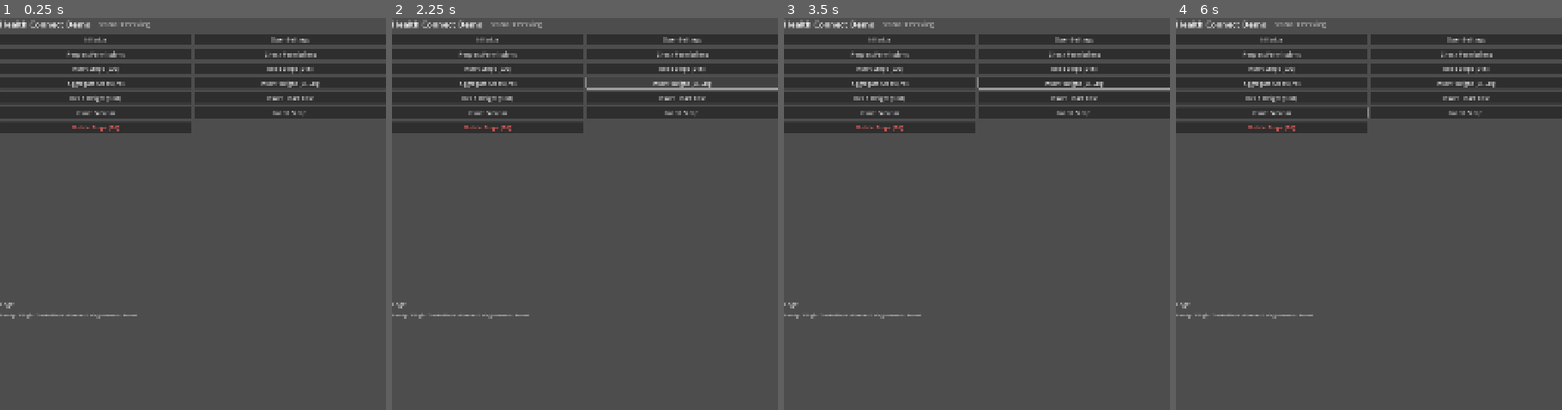
Above: before the commit, frames 1-4 (left to right).
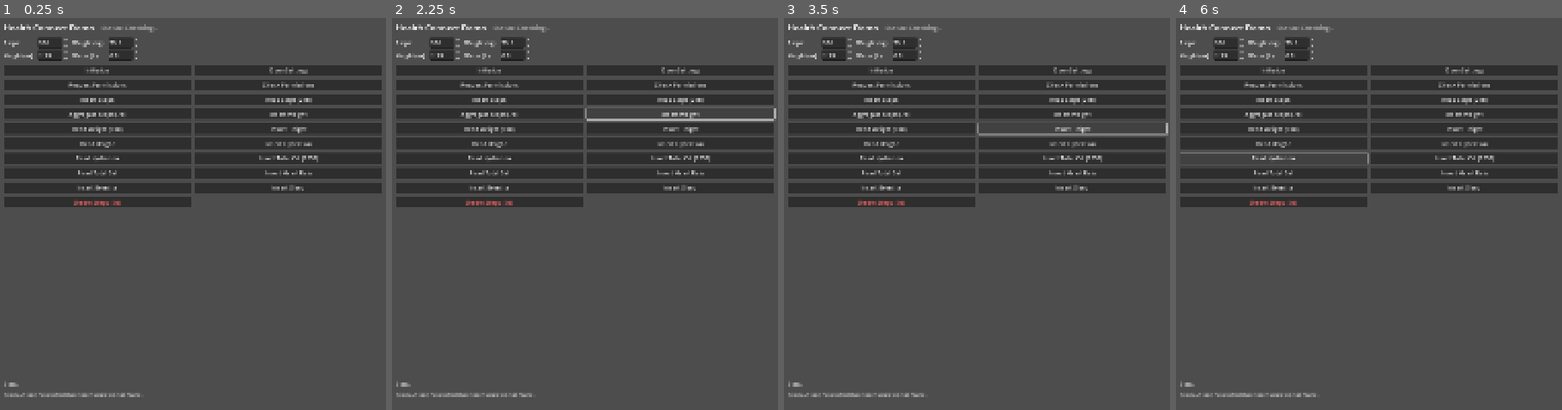
Above: after the commit, the same moments.

Repository: MrSfantaus/HealthConnect-Godot-Android-Plugin
Game: Godot game, scene res://main.tscn
The game is run twice, just before and just after one commit, with the same random seed, the same clock (stepped at 60 frames per second) and the same inputs.
Inputs (mouse positions are in pixels of both pictures, inside the frame that each line leads up to):
- Up to frame 1 (0.25 s): no input
- Up to frame 2 (2.25 s): click "Request Permissions" at 0.5 s; click "Insert Steps (500)" (after the commit: "Insert Steps") at 1.25 s; click "Insert Weight (75.5kg)" (after the commit: "Insert Weight") at 2 s
- Up to frame 3 (3.5 s): click (1073, 127) at 2.75 s, where only the run after the commit has a clickable "Insert Height"
- Up to frame 4 (6 s): click "Insert Exercise" at 3.5 s; click (1272, 143) at 4.25 s, where only the run after the commit has a clickable "Read Height"; click (1465, 143) at 5 s, where only the run after the commit has a clickable "Insert Hydration"; click (1272, 159) at 5.75 s, where only the run after the commit has a clickable "Read Hydration"

The runs differ from the first frame. In frame 1, 22% of the frame differs, in the area x 0-100%, y 0-97%; in frame 2, 23%; in frame 3, 22%; in frame 4, 21%.

Commit message:
feat: enhance Health Connect integration with more data types and local timezone support
- Added support for `TOTAL_CALORIES_BURNED`, `HEIGHT`, and `HYDRATION` records.
- Implemented `getSystemOffset()` in `DataTypeMapper` to handle local timezone offsets instead of defaulting to UTC.
- Refactored signal data exchange to use JSON strings for `records_read`, `record_read`, and `aggregate_data_read` to improve bridge reliability.
- Updated `PermissionHandler` to use an explicit intent for Health Connect permissions, improving compatibility on Android 14+.
- Expanded the demo project with a new UI for inputting steps, weight, height, and hydration.
- Updated documentation and manifest requirements for Android 14+ (API 34-36).
- Changed `records_inserted` signal to return a `Dictionary` containing the record IDs.

Diff:
--- a/plugin/demo/main.gd
+++ b/plugin/demo/main.gd
@@ -3,9 +3,15 @@
 var _plugin_name = "GodotHealthConnect"
 var _android_plugin
 
-# UI References (will be updated in main.tscn)
+# UI References
 @onready var status_label = $CanvasLayer/VBoxContainer/Header/StatusLabel
 @onready var log_text = $CanvasLayer/VBoxContainer/LogContainer/LogText
+
+# Inputs
+@onready var step_input = %StepInput
+@onready var weight_input = %WeightInput
+@onready var height_input = %HeightInput
+@onready var hydration_input = %HydrationInput
 
 func _ready():
 	if Engine.has_singleton(_plugin_name):
@@ -77,9 +83,12 @@
 	var perms = [
 		{"type": "STEPS", "access": "READ"}, {"type": "STEPS", "access": "WRITE"},
 		{"type": "WEIGHT", "access": "READ"}, {"type": "WEIGHT", "access": "WRITE"},
+		{"type": "HEIGHT", "access": "READ"}, {"type": "HEIGHT", "access": "WRITE"},
 		{"type": "HEART_RATE", "access": "READ"}, {"type": "HEART_RATE", "access": "WRITE"},
 		{"type": "DISTANCE", "access": "READ"}, {"type": "DISTANCE", "access": "WRITE"},
 		{"type": "ACTIVE_CALORIES_BURNED", "access": "READ"}, {"type": "ACTIVE_CALORIES_BURNED", "access": "WRITE"},
+		{"type": "TOTAL_CALORIES_BURNED", "access": "READ"}, {"type": "TOTAL_CALORIES_BURNED", "access": "WRITE"},
+		{"type": "HYDRATION", "access": "READ"}, {"type": "HYDRATION", "access": "WRITE"},
 		{"type": "EXERCISE_SESSION", "access": "READ"}, {"type": "EXERCISE_SESSION", "access": "WRITE"},
 		{"type": "SLEEP_SESSION", "access": "READ"}, {"type": "SLEEP_SESSION", "access": "WRITE"}
 	]
@@ -97,20 +106,21 @@
 	var granted = _android_plugin.get_granted_permissions()
 	_log("All Granted: " + str(granted))
 
-# --- Steps Operations ---
+# --- Data Operations ---
 
 func _on_ins_steps_pressed():
 	if not _android_plugin: return
 	var start = _get_iso_time(-30) # 30 mins ago
 	var end = _get_iso_time(0)
+	var steps_val = step_input.value
 	var steps = {
 		"type": "STEPS",
-		"count": 500,
+		"count": steps_val,
 		"start_time": start,
 		"end_time": end
 	}
 	_android_plugin.insert_record(steps)
-	_log("Inserting 500 steps...")
+	_log("Inserting %d steps..." % steps_val)
 
 func _on_read_steps_pressed():
 	if not _android_plugin: return
@@ -138,17 +148,16 @@
 	_android_plugin.read_aggregate_data(config)
 	_log("Aggregating steps (Weekly daily breakdown)...")
 
-# --- Weight Operations ---
-
 func _on_ins_weight_pressed():
 	if not _android_plugin: return
+	var val = weight_input.value
 	var record = {
 		"type": "WEIGHT",
-		"value": 75.5, # kg
+		"value": val,
 		"time": _get_iso_time()
 	}
 	_android_plugin.insert_record(record)
-	_log("Inserting weight 75.5kg...")
+	_log("Inserting weight %.1f kg..." % val)
 
 func _on_read_weight_pressed():
 	if not _android_plugin: return
@@ -161,11 +170,75 @@
 	})
 	_log("Reading weight history...")
 
-# --- Heart Rate Operations ---
+func _on_ins_height_pressed():
+	if not _android_plugin: return
+	var val = height_input.value
+	var record = {
+		"type": "HEIGHT",
+		"value": val,
+		"time": _get_iso_time()
+	}
+	_android_plugin.insert_record(record)
+	_log("Inserting height %.2f m..." % val)
+
+func _on_read_height_pressed():
+	if not _android_plugin: return
+	var start = _get_iso_time(-43200) # 30 days
+	var end = _get_iso_time(0)
+	_android_plugin.read_records({
+		"record_type": "HEIGHT",
+		"start_time": start,
+		"end_time": end
+	})
+	_log("Reading height history...")
+
+func _on_ins_hydra_pressed():
+	if not _android_plugin: return
+	var val = hydration_input.value
+	var record = {
+		"type": "HYDRATION",
+		"value": val,
+		"start_time": _get_iso_time(-5),
+		"end_time": _get_iso_time(0)
+	}
+	_android_plugin.insert_record(record)
+	_log("Inserting hydration %.1f L..." % val)
+
+func _on_read_hydra_pressed():
+	if not _android_plugin: return
+	var start = _get_iso_time(-1440) # 24h
+	var end = _get_iso_time(0)
+	_android_plugin.read_records({
+		"record_type": "HYDRATION",
+		"start_time": start,
+		"end_time": end
+	})
+	_log("Reading hydration (24h)...")
+
+func _on_ins_total_cal_pressed():
+	if not _android_plugin: return
+	var record = {
+		"type": "TOTAL_CALORIES_BURNED",
+		"value": 2000.0,
+		"start_time": _get_iso_time(-60), # 1 hour ago
+		"end_time": _get_iso_time(0)
+	}
+	_android_plugin.insert_record(record)
+	_log("Inserting 2000 total calories (1h interval)...")
+
+func _on_read_total_cal_pressed():
+	if not _android_plugin: return
+	var start = _get_iso_time(-120) # 2 hours ago
+	var end = _get_iso_time(10) # 10 mins into future
+	_android_plugin.read_records({
+		"record_type": "TOTAL_CALORIES_BURNED",
+		"start_time": start,
+		"end_time": end
+	})
+	_log("Reading total calories (2h range)...")
 
 func _on_ins_hr_pressed():
 	if not _android_plugin: return
-	# Create a series of samples
 	var samples = []
 	for i in range(5):
 		samples.append({
@@ -182,15 +255,13 @@
 	_android_plugin.insert_record(record)
 	_log("Inserting Heart Rate Series...")
 
-# --- Session Operations ---
-
 func _on_ins_exercise_pressed():
 	if not _android_plugin: return
 	var record = {
 		"type": "EXERCISE_SESSION",
 		"start_time": _get_iso_time(-60),
 		"end_time": _get_iso_time(0),
-		"exercise_type": 56, # RUNNING (example ID)
+		"exercise_type": 56, # RUNNING
 		"title": "Morning Run",
 		"notes": "Feeling good"
 	}
@@ -209,8 +280,6 @@
 	_android_plugin.insert_record(record)
 	_log("Inserting Sleep Session...")
 
-# --- Delete ---
-
 func _on_delete_all_pressed():
 	if not _android_plugin: return
 	var start = _get_iso_time(-10080) # 7 days
@@ -232,16 +301,21 @@
 	if records is Array:
 		_log("Records Found: " + str(records.size()))
 		for r in records:
-			if r.has("type") and r.type == "STEPS":
-				_log(" - Steps: " + str(r.count) + " (" + r.start_time + ")")
-			elif r.has("type") and r.type == "WEIGHT":
-				_log(" - Weight: " + str(r.value) + "kg (" + r.time + ")")
+			if r.has("type"):
+				match r.type:
+					"STEPS": _log(" - Steps: %d (%s)" % [r.count, r.start_time])
+					"WEIGHT": _log(" - Weight: %.1f kg (%s)" % [r.value, r.time])
+					"HEIGHT": _log(" - Height: %.2f m (%s)" % [r.value, r.time])
+					"HYDRATION": _log(" - Hydration: %.1f L (%s)" % [r.value, r.start_time])
+					"TOTAL_CALORIES_BURNED": _log(" - Total Cal: %.0f kcal (%s)" % [r.value, r.start_time])
+					_: _log(" - %s: %s" % [r.type, str(r)])
 			else:
 				_log(" - " + str(r))
 	else:
-		_log("Records Read Error: Invalid format")
-
-func _on_record_read(record):
+		_log("Records Read Error: Invalid JSON format or not an array")
+
+func _on_record_read(json_string):
+	var record = JSON.parse_string(json_string)
 	_log("Single Record: " + str(record))
 
 func _on_aggregate_data_read(json_string):
@@ -251,7 +325,7 @@
 		for a in aggregates:
 			_log(" - " + str(a))
 	else:
-		_log("Aggregate Read Error: Invalid format")
+		_log("Aggregate Read Error: Invalid JSON format or not an array")
 
 func _on_record_inserted(record_id):
 	_log("SUCCESS: Record Inserted (ID: " + str(record_id) + ")")
--- a/plugin/demo/main.tscn
+++ b/plugin/demo/main.tscn
@@ -11,6 +11,10 @@
 anchors_preset = 15
 anchor_right = 1.0
 anchor_bottom = 1.0
+offset_left = 10.0
+offset_top = 10.0
+offset_right = -10.0
+offset_bottom = -10.0
 grow_horizontal = 2
 grow_vertical = 2
 theme_override_constants/separation = 10
@@ -30,10 +34,55 @@
 theme_override_font_sizes/font_size = 18
 text = "Status: Checking..."
 
+[node name="Inputs" type="GridContainer" parent="CanvasLayer/VBoxContainer"]
+layout_mode = 2
+columns = 4
+theme_override_constants/h_separation = 10
+
+[node name="LabelSteps" type="Label" parent="CanvasLayer/VBoxContainer/Inputs"]
+layout_mode = 2
+text = "Steps:"
+
+[node name="StepInput" type="SpinBox" parent="CanvasLayer/VBoxContainer/Inputs"]
+unique_name_in_owner = true
+layout_mode = 2
+max_value = 100000.0
+value = 500.0
+
+[node name="LabelWeight" type="Label" parent="CanvasLayer/VBoxContainer/Inputs"]
+layout_mode = 2
+text = "Weight (kg):"
+
+[node name="WeightInput" type="SpinBox" parent="CanvasLayer/VBoxContainer/Inputs"]
+unique_name_in_owner = true
+layout_mode = 2
+step = 0.1
+value = 75.5
+
+[node name="LabelHeight" type="Label" parent="CanvasLayer/VBoxContainer/Inputs"]
+layout_mode = 2
+text = "Height (m):"
+
+[node name="HeightInput" type="SpinBox" parent="CanvasLayer/VBoxContainer/Inputs"]
+unique_name_in_owner = true
+layout_mode = 2
+step = 0.01
+value = 1.75
+
+[node name="LabelHydra" type="Label" parent="CanvasLayer/VBoxContainer/Inputs"]
+layout_mode = 2
+text = "Water (L):"
+
+[node name="HydrationInput" type="SpinBox" parent="CanvasLayer/VBoxContainer/Inputs"]
+unique_name_in_owner = true
+layout_mode = 2
+step = 0.1
+value = 0.5
+
 [node name="ButtonsScroll" type="ScrollContainer" parent="CanvasLayer/VBoxContainer"]
 layout_mode = 2
 size_flags_vertical = 3
-size_flags_stretch_ratio = 0.4
+size_flags_stretch_ratio = 0.5
 
 [node name="ButtonsGrid" type="GridContainer" parent="CanvasLayer/VBoxContainer/ButtonsScroll"]
 layout_mode = 2
@@ -65,7 +114,7 @@
 [node name="InsStepsBtn" type="Button" parent="CanvasLayer/VBoxContainer/ButtonsScroll/ButtonsGrid"]
 layout_mode = 2
 size_flags_horizontal = 3
-text = "Insert Steps (500)"
+text = "Insert Steps"
 
 [node name="ReadStepsBtn" type="Button" parent="CanvasLayer/VBoxContainer/ButtonsScroll/ButtonsGrid"]
 layout_mode = 2
@@ -80,12 +129,42 @@
 [node name="InsWeightBtn" type="Button" parent="CanvasLayer/VBoxContainer/ButtonsScroll/ButtonsGrid"]
 layout_mode = 2
 size_flags_horizontal = 3
-text = "Insert Weight (75.5kg)"
+text = "Insert Weight"
 
 [node name="ReadWeightBtn" type="Button" parent="CanvasLayer/VBoxContainer/ButtonsScroll/ButtonsGrid"]
 layout_mode = 2
 size_flags_horizontal = 3
 text = "Read Weight (30d)"
+
+[node name="InsHeightBtn" type="Button" parent="CanvasLayer/VBoxContainer/ButtonsScroll/ButtonsGrid"]
+layout_mode = 2
+size_flags_horizontal = 3
+text = "Insert Height"
+
+[node name="ReadHeightBtn" type="Button" parent="CanvasLayer/VBoxContainer/ButtonsScroll/ButtonsGrid"]
+layout_mode = 2
+size_flags_horizontal = 3
+text = "Read Height"
+
+[node name="InsHydraBtn" type="Button" parent="CanvasLayer/VBoxContainer/ButtonsScroll/ButtonsGrid"]
+layout_mode = 2
+size_flags_horizontal = 3
+text = "Insert Hydration"
+
+[node name="ReadHydraBtn" type="Button" parent="CanvasLayer/VBoxContainer/ButtonsScroll/ButtonsGrid"]
+layout_mode = 2
+size_flags_horizontal = 3
+text = "Read Hydration"
+
+[node name="InsTotalCalBtn" type="Button" parent="CanvasLayer/VBoxContainer/ButtonsScroll/ButtonsGrid"]
+layout_mode = 2
+size_flags_horizontal = 3
+text = "Insert Total Cal (2000)"
+
+[node name="ReadTotalCalBtn" type="Button" parent="CanvasLayer/VBoxContainer/ButtonsScroll/ButtonsGrid"]
+layout_mode = 2
+size_flags_horizontal = 3
+text = "Read Total Cal"
 
 [node name="InsHRBtn" type="Button" parent="CanvasLayer/VBoxContainer/ButtonsScroll/ButtonsGrid"]
 layout_mode = 2
@@ -115,7 +194,7 @@
 [node name="LogContainer" type="ScrollContainer" parent="CanvasLayer/VBoxContainer"]
 layout_mode = 2
 size_flags_vertical = 3
-size_flags_stretch_ratio = 0.6
+size_flags_stretch_ratio = 0.5
 
 [node name="LogText" type="Label" parent="CanvasLayer/VBoxContainer/LogContainer"]
 layout_mode = 2
@@ -135,6 +214,12 @@
 [connection signal="pressed" from="CanvasLayer/VBoxContainer/ButtonsScroll/ButtonsGrid/AggStepsBtn" to="." method="_on_agg_steps_pressed"]
 [connection signal="pressed" from="CanvasLayer/VBoxContainer/ButtonsScroll/ButtonsGrid/InsWeightBtn" to="." method="_on_ins_weight_pressed"]
 [connection signal="pressed" from="CanvasLayer/VBoxContainer/ButtonsScroll/ButtonsGrid/ReadWeightBtn" to="." method="_on_read_weight_pressed"]
+[connection signal="pressed" from="CanvasLayer/VBoxContainer/ButtonsScroll/ButtonsGrid/InsHeightBtn" to="." method="_on_ins_height_pressed"]
+[connection signal="pressed" from="CanvasLayer/VBoxContainer/ButtonsScroll/ButtonsGrid/ReadHeightBtn" to="." method="_on_read_height_pressed"]
+[connection signal="pressed" from="CanvasLayer/VBoxContainer/ButtonsScroll/ButtonsGrid/InsHydraBtn" to="." method="_on_ins_hydra_pressed"]
+[connection signal="pressed" from="CanvasLayer/VBoxContainer/ButtonsScroll/ButtonsGrid/ReadHydraBtn" to="." method="_on_read_hydra_pressed"]
+[connection signal="pressed" from="CanvasLayer/VBoxContainer/ButtonsScroll/ButtonsGrid/InsTotalCalBtn" to="." method="_on_ins_total_cal_pressed"]
+[connection signal="pressed" from="CanvasLayer/VBoxContainer/ButtonsScroll/ButtonsGrid/ReadTotalCalBtn" to="." method="_on_read_total_cal_pressed"]
 [connection signal="pressed" from="CanvasLayer/VBoxContainer/ButtonsScroll/ButtonsGrid/InsHRBtn" to="." method="_on_ins_hr_pressed"]
 [connection signal="pressed" from="CanvasLayer/VBoxContainer/ButtonsScroll/ButtonsGrid/InsExBtn" to="." method="_on_ins_exercise_pressed"]
 [connection signal="pressed" from="CanvasLayer/VBoxContainer/ButtonsScroll/ButtonsGrid/InsSleepBtn" to="." method="_on_ins_sleep_pressed"]
Not shown, changed: plugin/demo/export_presets.cfg
Not shown, changed: README.md
Not shown, changed: plugin/build.gradle.kts
Not shown, changed: plugin/demo/README.md
Not shown, changed: plugin/src/main/java/io/github/mrsfantaus/godot/healthconnect/DataTypeMapper.kt
Not shown, changed: plugin/src/main/java/io/github/mrsfantaus/godot/healthconnect/GodotHealthConnect.kt
Not shown, changed: plugin/src/main/java/io/github/mrsfantaus/godot/healthconnect/HealthConnectManager.kt
Not shown, changed: plugin/src/main/java/io/github/mrsfantaus/godot/healthconnect/PermissionHandler.kt
